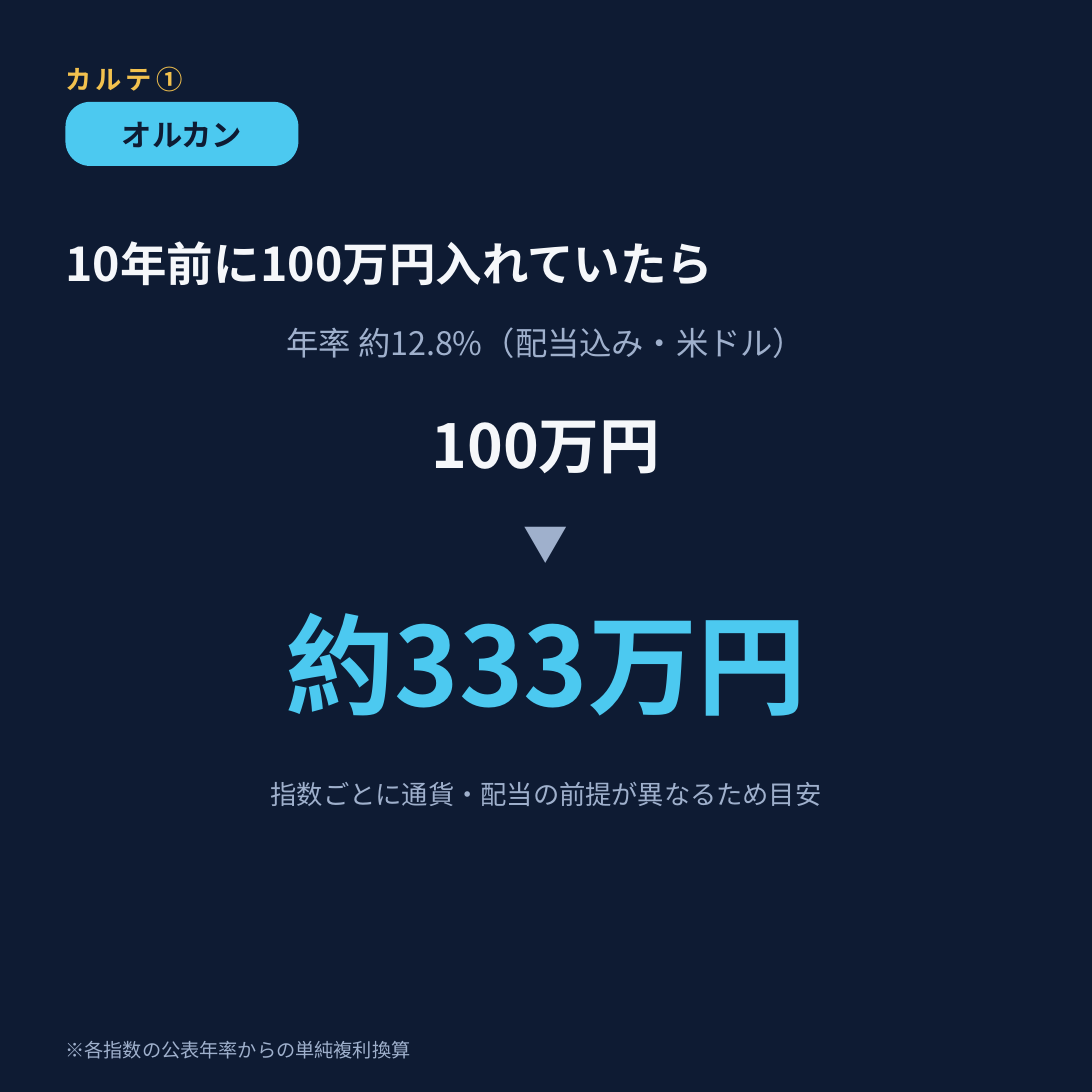
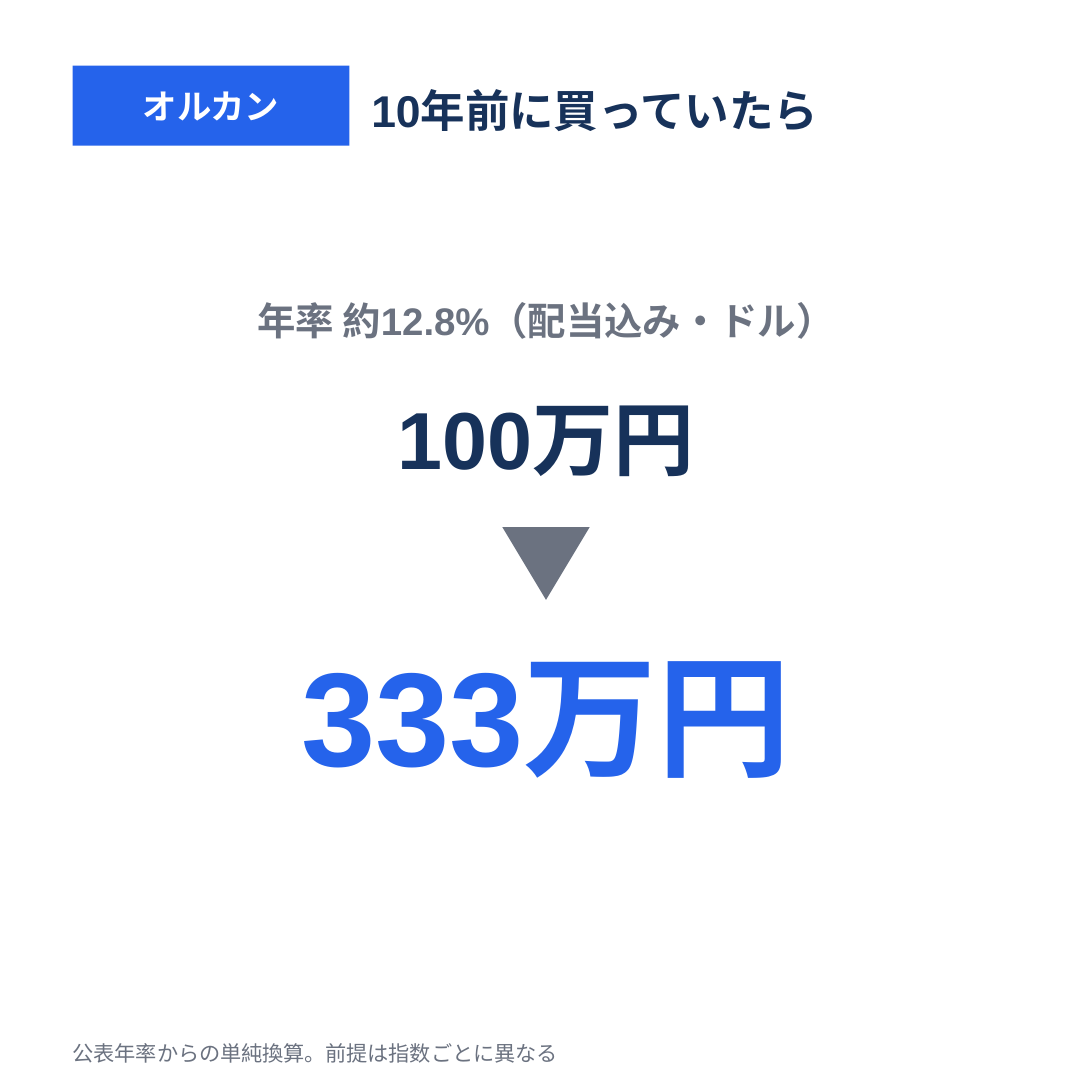
Before and after one commit to kobanker/test-project, a slide deck: slide 7 of youtube/2026-07-28-slides-5fund.pptx. Drawn at 1092x1092 pixels with LibreOffice and Linux fonts; fonts in the diff are those of the drawing. Boxes give left, top, right and bottom in pixels: in the first picture for what was removed or moved away, otherwise in the second. Text is boxed around its words. In the diff, an @@ line names an element or a change of style, - is before the commit and + after.

```diff
--- a/youtube/2026-07-28-slides-5fund.pptx
+++ b/youtube/2026-07-28-slides-5fund.pptx
@@ background #0E1B33 to #FFFFFF @@
@@ text removed at (65,66,182,92) @@
-カルテ①
@@ text "オルカン": place and size @@
-text "オルカン" at (122,121,242,148)
+text "オルカン" at (143,91,280,121)
@@ text "オルカン" at (143,91,280,121): size 15 to 17 pt, font Noto Sans CJK JP to Arial, text colour #0E1B33 to #FFFFFF @@
@@ rectangle added at (73,66,349,146), fill #2563EB @@
@@ rounded rectangle removed at (66,102,298,166) @@
@@ text added at (371,92,818,131), 22 pt, text #17325A, bold @@
+10年前に買っていたら
@@ text removed at (65,241,713,286) @@
-10年前に100万円入れていたら
@@ text at (257,302,835,339): text changed; size 16 to 19 pt; font Noto Sans CJK JP to Arial; text colour #9FB0CC to #6B7280; bold on @@
-年率 約12.8%（配当込み・米ドル）
+年率 約12.8%（配当込み・ドル）
@@ text "100万円": place and size @@
-text "100万円" at (432,420,661,474)
+text "100万円" at (398,405,695,477)
@@ text "100万円" at (398,405,695,477): size 30 to 40 pt, font Noto Sans CJK JP to Arial, text colour #F5F7FA to #17325A @@
@@ text removed at (66,510,1026,575) @@
-▼
@@ triangle added at (502,527,590,600), fill #6B7280 @@
@@ text at (301,661,791,778): text changed; size 54 to 66 pt; font Noto Sans CJK JP to Arial; text colour #4CC9F0 to #2563EB @@
-約333万円
+333万円
@@ text removed at (271,782,822,806) @@
-指数ごとに通貨・配当の前提が異なるため目安
@@ text at (73,1043,558,1063): text changed; size 9.5 to 10.5 pt; font Noto Sans CJK JP to Arial; text colour #9FB0CC to #6B7280 @@
-※各指数の公表年率からの単純複利換算
+公表年率からの単純換算。前提は指数ごとに異なる
```
Also in this commit, not shown: 14 other slides changed, 15 slides added, 21 slides removed, 1 other file.
